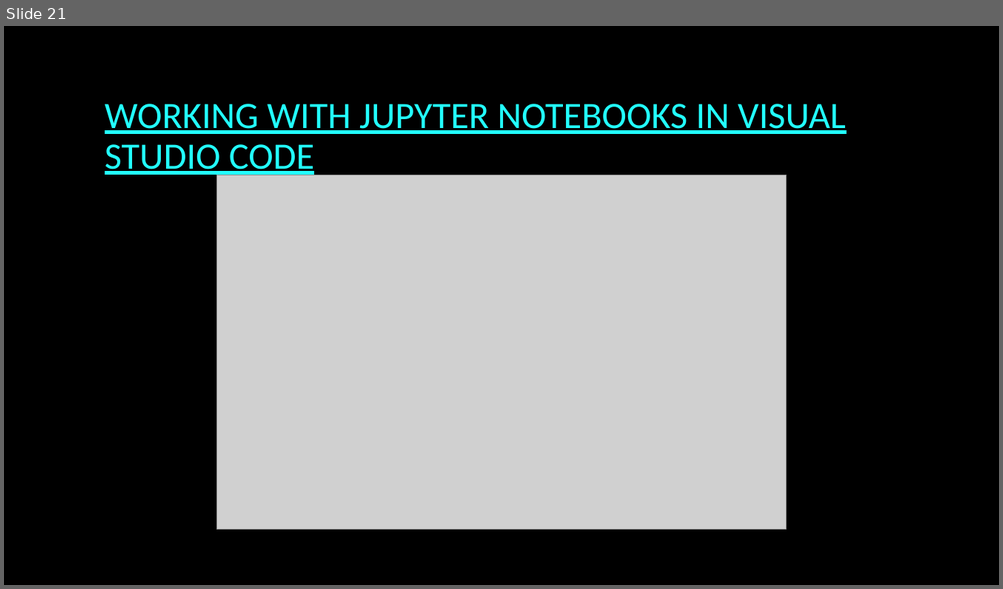
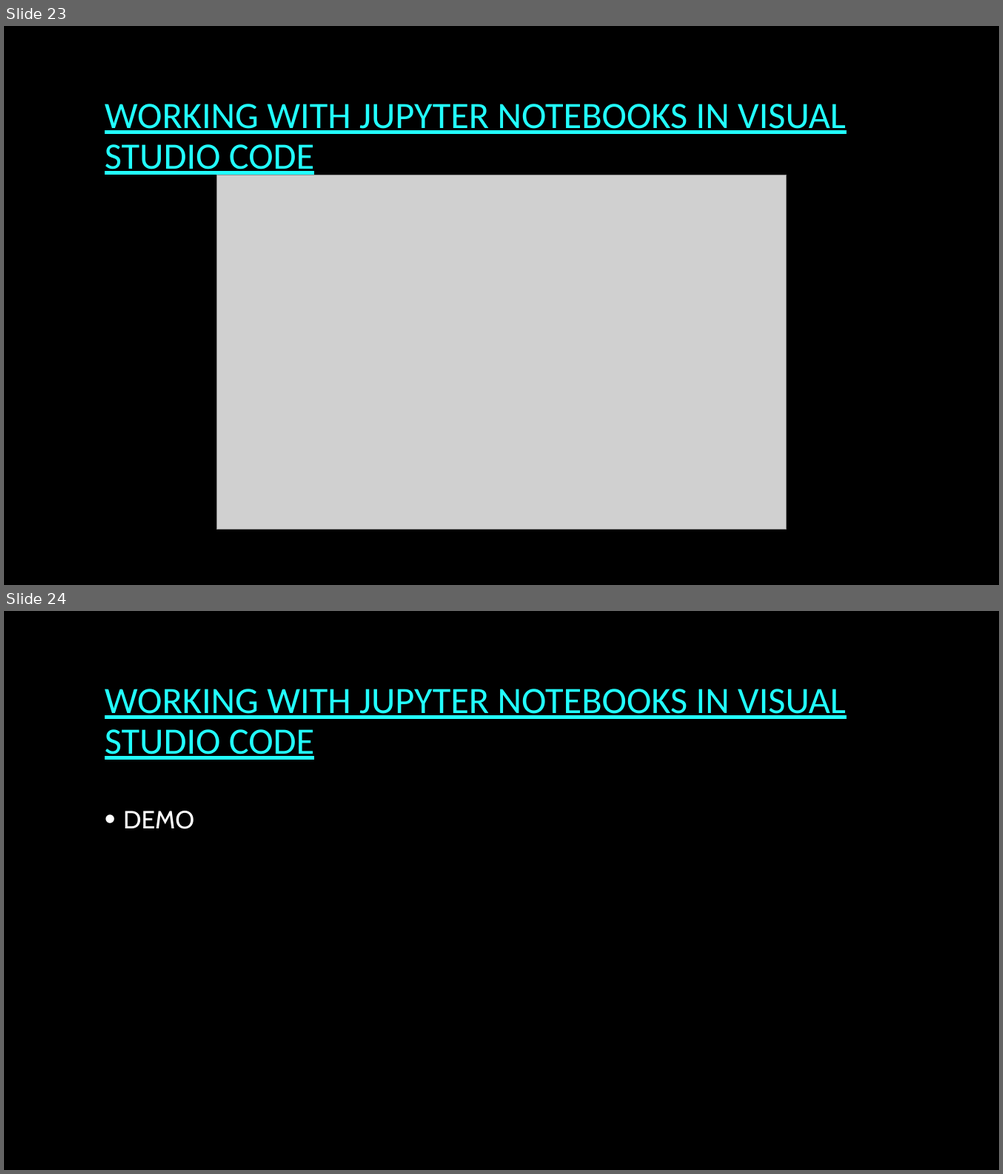
Before and after one commit to k2controls/RAM205, a slide deck: sprint1/week01/python/PythonIntroduction.pptx. Shown one above the other, each under a label of ours: slide 21 before the commit, slides 23 and 24 after it. The pictures are 1003x589 and 1003x1174 pixels, drawn with LibreOffice and Linux fonts; fonts in the diff are those of the drawing; grey boxes stand for pictures; background and template pictures are left out. Boxes give left, top, right and bottom in pixels: in the first picture for what was removed or moved away, otherwise in the second. Text is boxed around its words. In the diff, an @@ line names an element or a change of style, - is before the commit and + after.

```diff
--- a/sprint1/week01/python/PythonIntroduction.pptx
+++ b/sprint1/week01/python/PythonIntroduction.pptx
@@ slide 24 added at (4, 611, 999, 1170), background picture (left out) @@
@@ title added at (105, 689, 845, 760), 36 pt, text #22FFFF, underline @@
+WORKING WITH JUPYTER NOTEBOOKS IN VISUAL STUDIO CODE
@@ text added at (123, 811, 194, 829), 24 pt, text #FFFFFF @@
+• DEMO
@@ what was slide 21 is now slide 23 @@
```
Also in this commit, not shown: 3 slides changed, 3 other slides added, 4 other files.
